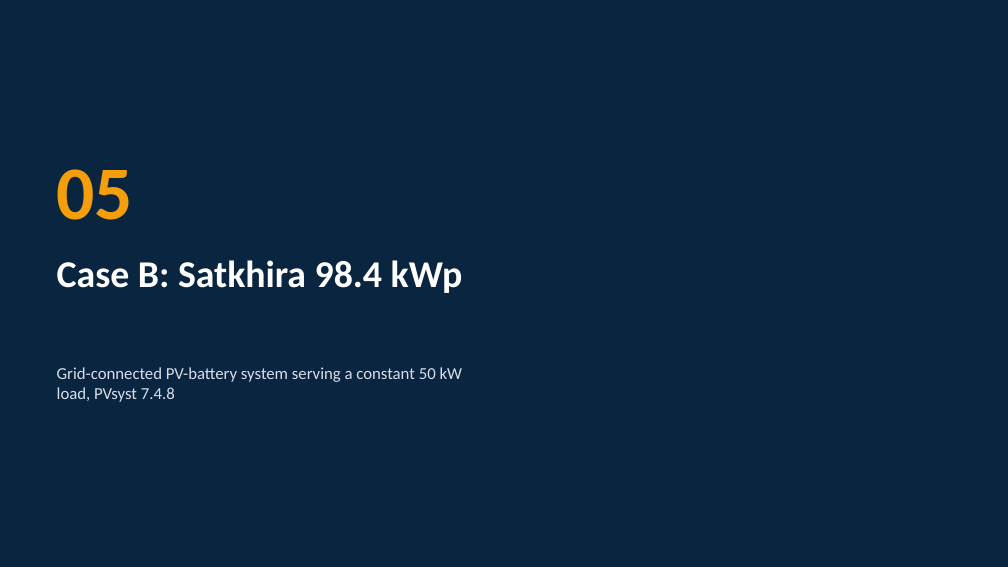
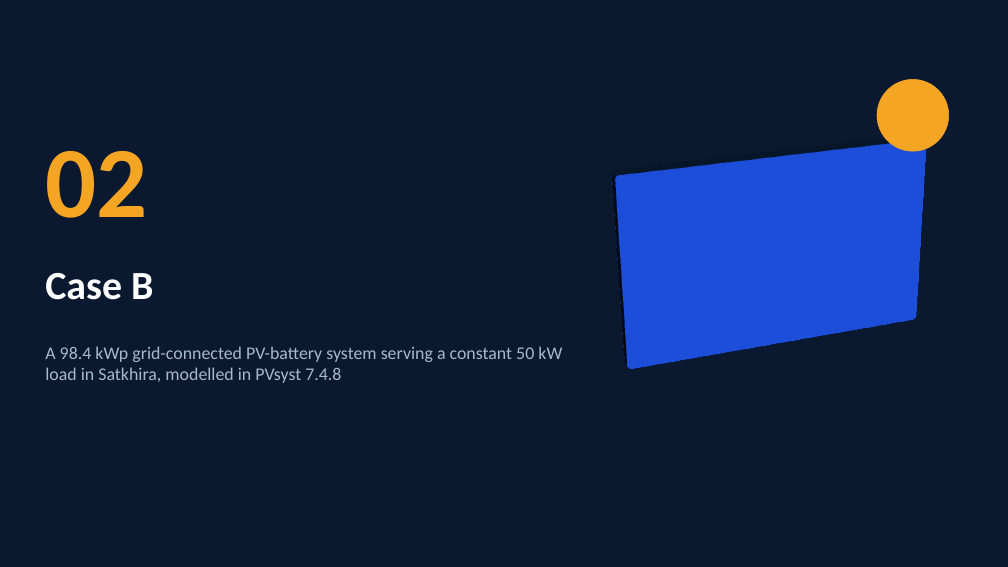
Before and after one commit to shariarmahir/Project-portfolio, a slide deck: slide 10 of public/downloads/presentation-iot-charging-infrastructure.pptx (slide 16 before the commit). Drawn at 1008x567 pixels with LibreOffice and Linux fonts; fonts in the diff are those of the drawing; background and template pictures are left out. Boxes give left, top, right and bottom in pixels: in the first picture for what was removed or moved away, otherwise in the second. Text is boxed around its words. In the diff, an @@ line names an element or a change of style, - is before the commit and + after.

```diff
--- a/public/downloads/presentation-iot-charging-infrastructure.pptx
+++ b/public/downloads/presentation-iot-charging-infrastructure.pptx
@@ background picture (left out) to #0A1830 @@
@@ ellipse added at <box>877,79,949,151</box>, fill #F5A524, outline #F5A524 0.5 pt @@
@@ text added at <box>45,151,147,218</box>, 96 pt, text #F5A524, bold @@
+02
@@ text removed at <box>57,169,134,220</box> @@
-05
@@ rounded rectangle added at <box>620,151,938,355</box>, fill #1D4ED8, outline #7DD3FC 1 pt @@
@@ text "Case B" at <box>45,273,153,300</box>: vertical alignment top to middle @@
@@ text at <box>45,273,153,300</box>: text changed; size 36 to 38 pt @@
-Case B: Satkhira 98.4 kWp
+Case B
@@ text "A 98.4 kWp grid-connected PV-battery ..." at <box>45,346,562,383</box>: vertical alignment top to middle @@
@@ text at <box>45,346,562,383</box>: text changed; size 16 to 17 pt; text colour #D6DEEA to #A9B8CC @@
-Grid-connected PV-battery system serving a constant 50 kW load, PVsyst 7.4.8
+A 98.4 kWp grid-connected PV-battery system serving a constant 50 kW load in Satkhira, modelled in PVsyst 7.4.8
```
Also in this commit, not shown: 11 other slides changed, 14 slides added, 14 slides removed, 19 other files.
